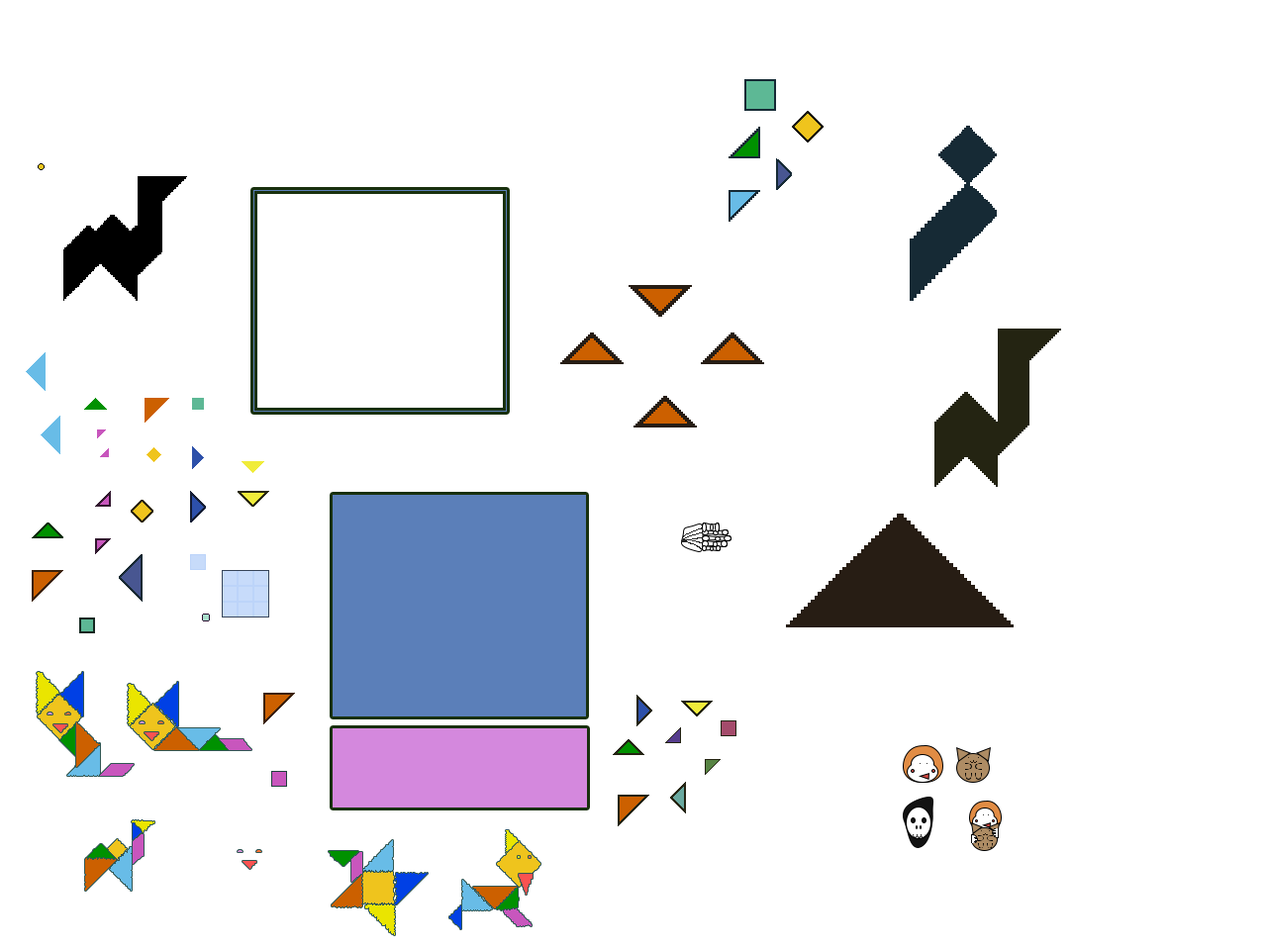
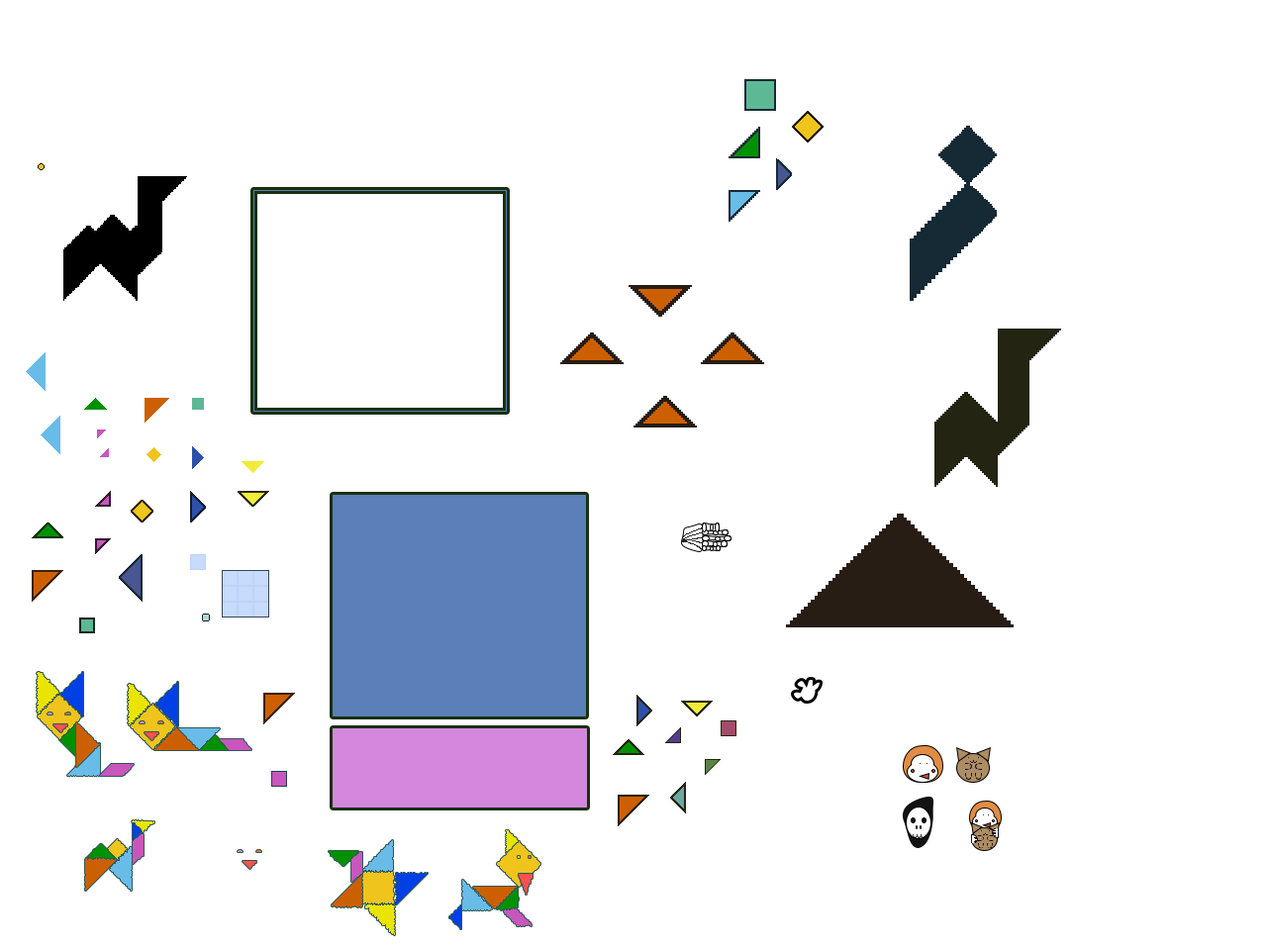
Before/after of a 1267 × 950 layered artwork. What changed in the layer stack:
added layer "Эллипс 2 копия 3" (1st of 4) above "Слой 11" over [790, 676, 823, 704]
